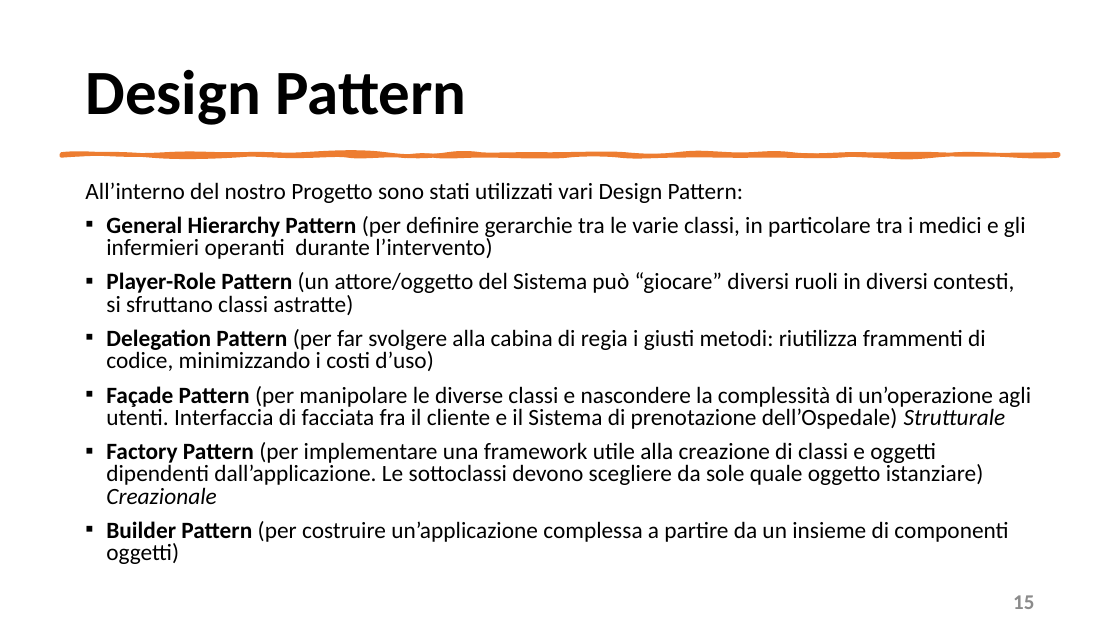
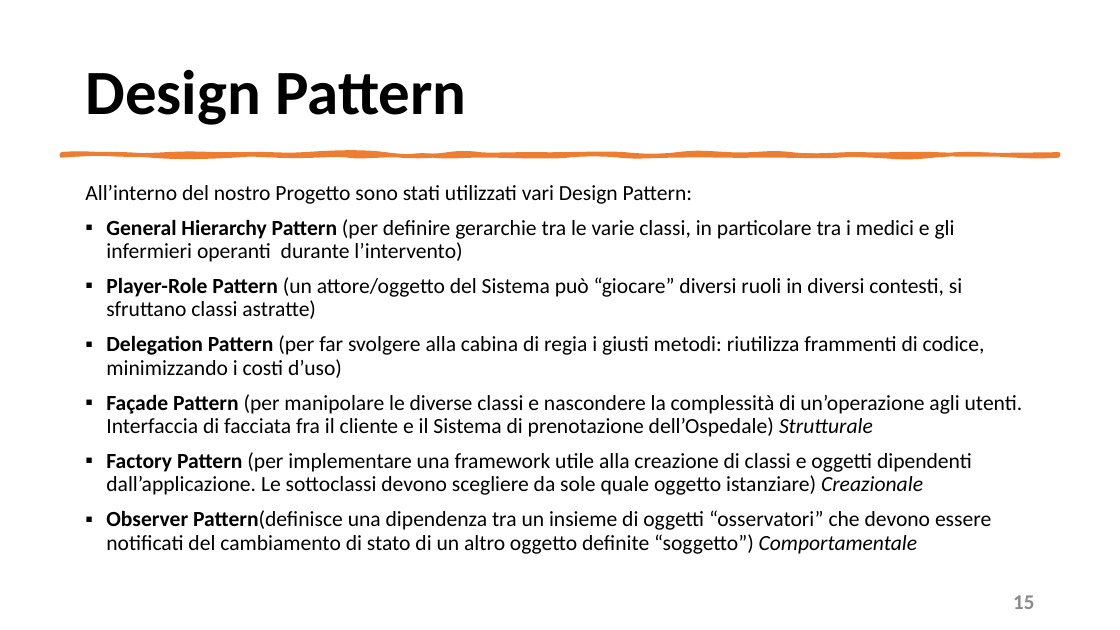
Before and after one commit to mangilimatteo/Progetto_Ingegneria_Software_Cattaneo_Mangili_Saini, a slide deck: slide 15 of Presentazione/Presentazione_Progetto.pptx. Drawn at 1120x630 pixels with LibreOffice and Linux fonts; fonts in the diff are those of the drawing. Boxes give left, top, right and bottom in pixels: in the first picture for what was removed or moved away, otherwise in the second. Text is boxed around its words. In the diff, an @@ line names an element or a change of style, - is before the commit and + after.

Commit message:
Update Presentazione
Pattern

```diff
--- a/Presentazione/Presentazione_Progetto.pptx
+++ b/Presentazione/Presentazione_Progetto.pptx
@@ text at (x1=85, y1=185, x2=1023, y2=495): size 20 to 18.5 pt in "All’interno del nostro Progetto sono stati utilizzati ...", "General Hierarchy Pattern (per definire gerarchie tra ...", "Player-Role Pattern (un attore/oggetto del Sistema può ...", "Delegation Pattern (per far svolgere alla cabina ..." and 2 more places; line spacing 0.8 to 0.9 @@
@@ text at (x1=106, y1=510, x2=991, y2=554): text changed; size 20 to 18.5 pt @@
-▪ Builder Pattern (per costruire un’applicazione complessa a partire da un insieme di componenti oggetti)
+▪ Observer Pattern(definisce una dipendenza tra un insieme di oggetti “osservatori” che devono essere notificati del cambiamento di stato di un altro oggetto definite “soggetto”) Comportamentale
```
